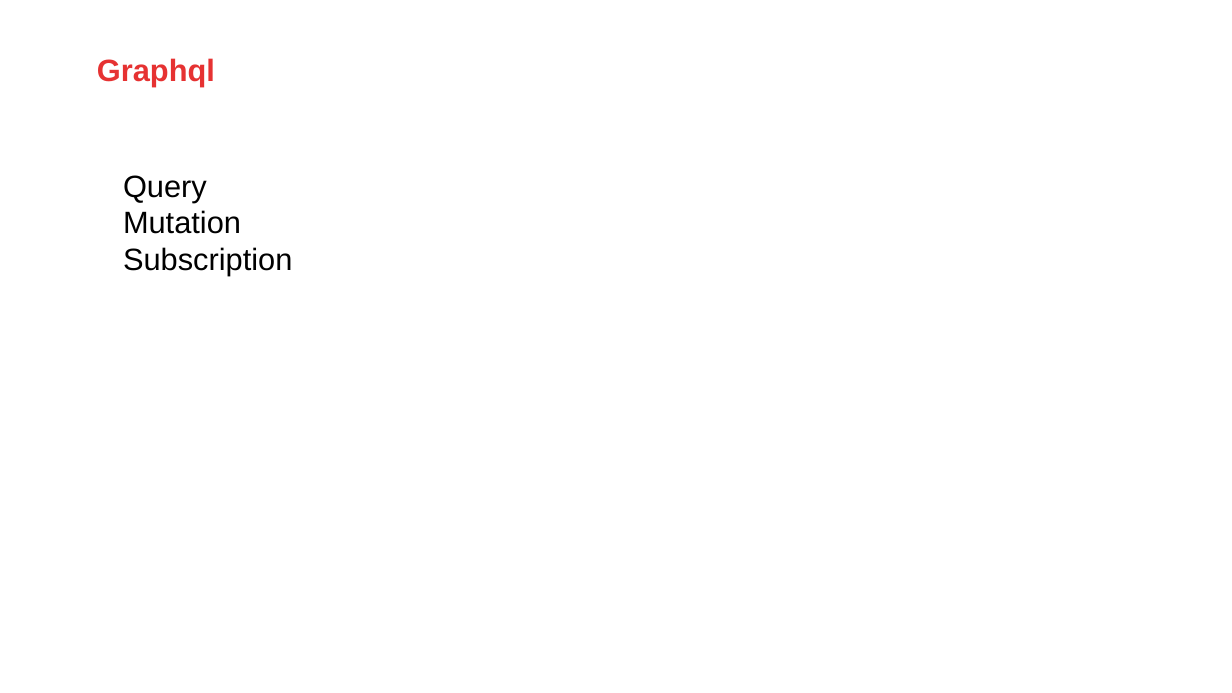
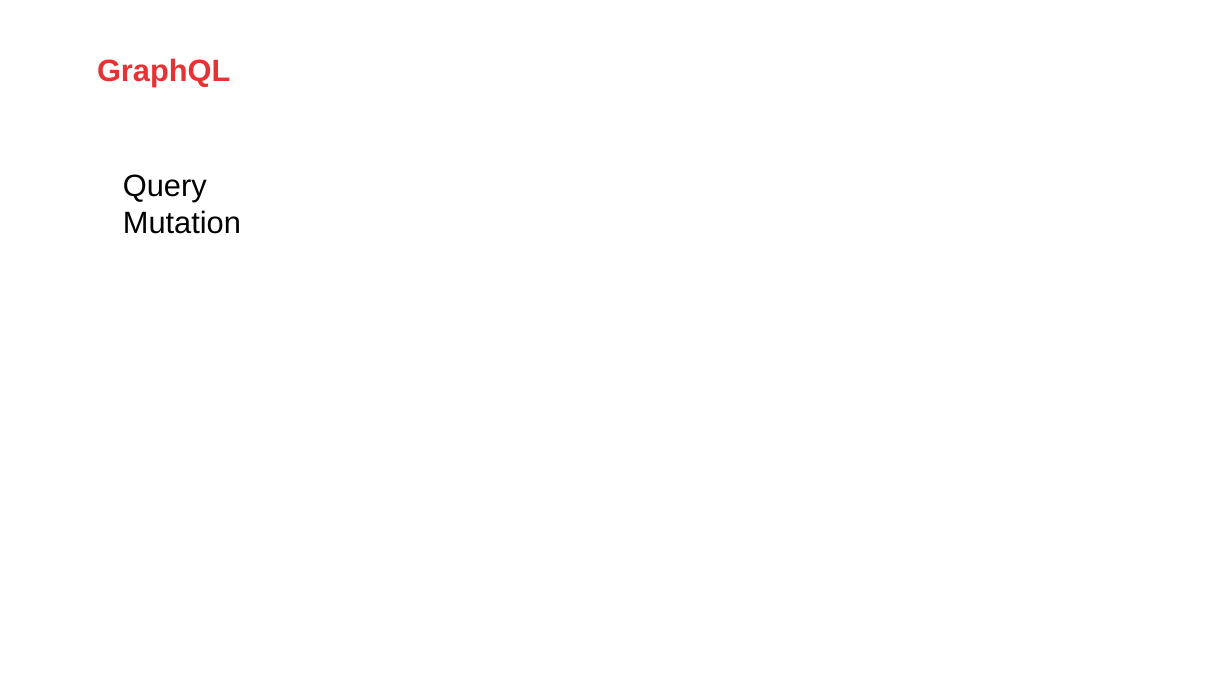
Before and after one commit to AMIS-Services/sig-graphql, a slide deck: slide 4 of slides/graphq-slides.pptx (slide 3 before the commit). Drawn at 1232x693 pixels with LibreOffice and Linux fonts; fonts in the diff are those of the drawing; background and template pictures are left out. Boxes give left, top, right and bottom in pixels: in the first picture for what was removed or moved away, otherwise in the second. Text is boxed around its words. In the diff, an @@ line names an element or a change of style, - is before the commit and + after.

```diff
--- a/slides/graphq-slides.pptx
+++ b/slides/graphq-slides.pptx
@@ text at [97,58,230,87]: text changed @@
-Graphql
+GraphQL
@@ text at [123,247,292,276]: paragraph removed @@
-Subscription
```
Also in this commit, not shown: 5 other slides changed, 2 slides added, 1 other file.
